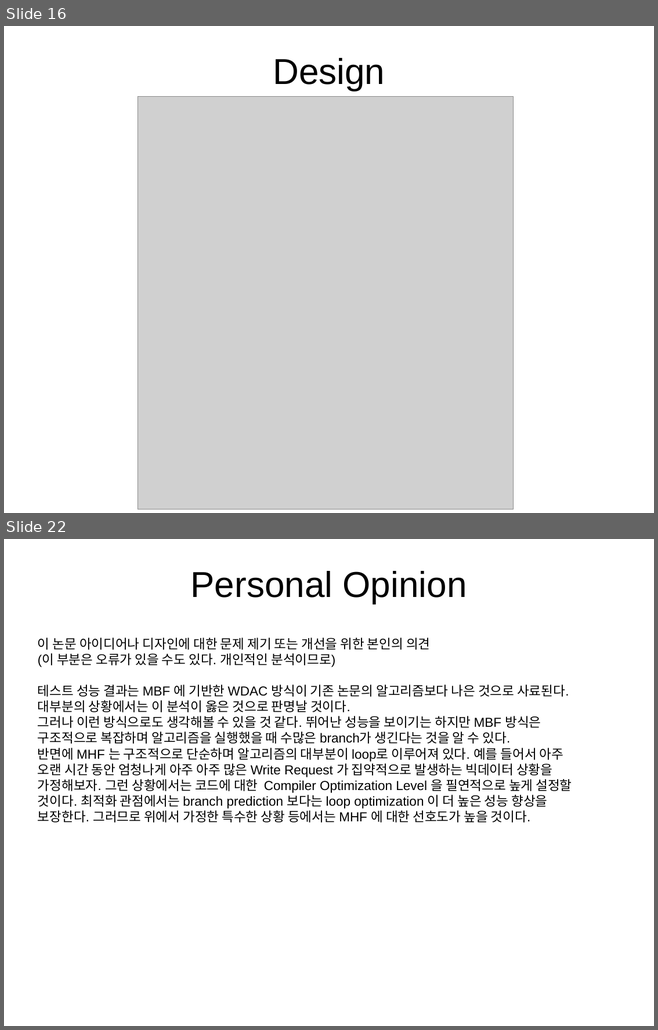
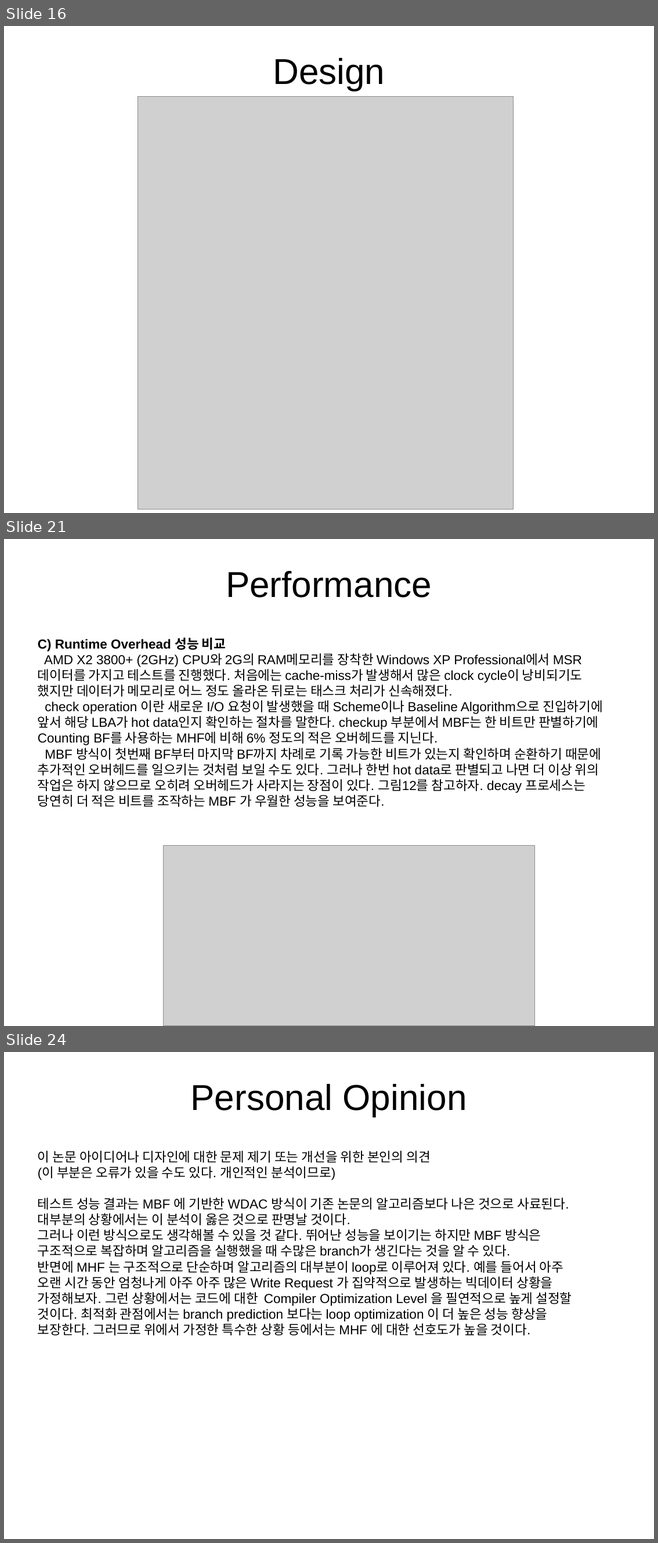
Before and after one commit to OptimistLabyrinth/ubuntu16.04, a slide deck: DPARK_office/Non-Volatile_Momory/hot_data_identification_PaperReview.odp. Shown one above the other, each under a label of ours: slides 16 and 22 before the commit, slides 16, 21 and 24 after it; the slides between them are not shown. The pictures are 658x1030 and 658x1543 pixels, drawn with LibreOffice and Linux fonts; fonts in the diff are those of the drawing; grey boxes stand for pictures. Boxes give left, top, right and bottom in pixels: in the first picture for what was removed or moved away, otherwise in the second. Text is boxed around its words. In the diff, an @@ line names an element or a change of style, - is before the commit and + after.

```diff
--- a/DPARK_office/Non-Volatile_Momory/hot_data_identification_PaperReview.odp
+++ b/DPARK_office/Non-Volatile_Momory/hot_data_identification_PaperReview.odp
@@ slide 21 added at bbox=[4, 539, 654, 1026], background #FFFFFF @@
@@ title added at bbox=[226, 571, 431, 598], 44 pt, text #000000 @@
+Performance
@@ text added at bbox=[38, 638, 603, 807], 16 pt, text #000000 @@
+C) Runtime Overhead 성능 비교
+AMD X2 3800+ (2GHz) CPU와 2G의 RAM메모리를 장착한 Windows XP Professional에서 MSR데이터를 가지고 테스트를 진행했다. 처음에는 cache-miss가 발생해서 많은 clock cycle이 낭비되기도 했지만 데이터가 메모리로 어느 정도 올라온 뒤로는 태스크 처리가 신속해졌다.
+check operation 이란 새로운 I/O 요청이 발생했을 때 Scheme이나 Baseline Algorithm으로 진입하기에 앞서 해당 LBA가 hot data인지 확인하는 절차를 말한다. checkup 부분에서 MBF는 한 비트만 판별하기에 Counting BF를 사용하는 MHF에 비해 6% 정도의 적은 오버헤드를 지닌다.
+MBF 방식이 첫번째 BF부터 마지막 BF까지 차례로 기록 가능한 비트가 있는지 확인하며 순환하기 때문에 추가적인 오버헤드를 일으키는 것처럼 보일 수도 있다. 그러나 한번 hot data로 판별되고 나면 더 이상 위의 작업은 하지 않으므로 오히려 오버헤드가 사라지는 장점이 있다. 그림12를 참고하자. decay 프로세스는 당연히 더 적은 비트를 조작하는 MBF 가 우월한 성능을 보여준다.
@@ picture added at bbox=[163, 845, 535, 1026] @@
@@ what was slide 22 is now slide 24 @@
```
Also in this commit, not shown: 7 slides changed, 6 other slides added, 4 slides removed, 8 other files.
